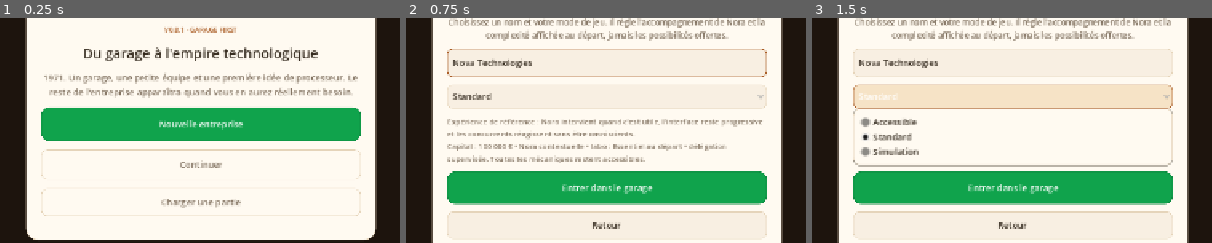
Above: before the commit, frames 1-3 (left to right).
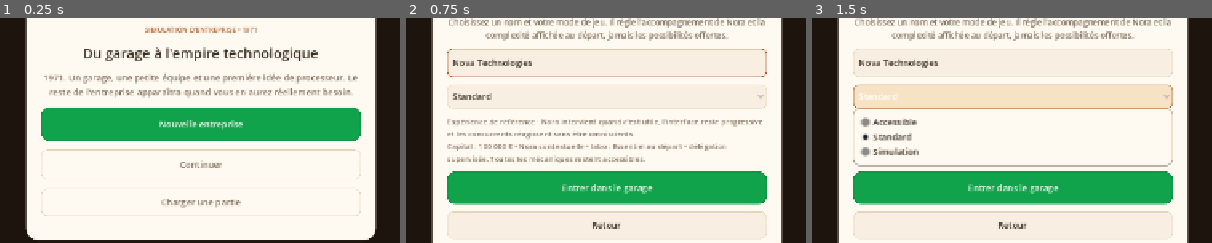
Above: after the commit, the same moments.

Repository: vadorus/addonhardwaregame2d
Game: Godot game, scene res://main.tscn
Same seed, same stepped clock (60 frames per second), same inputs: the game is played once before the commit and once after it.
Inputs:
- Up to frame 1 (0.25 s): no input
- Up to frame 2 (0.75 s): click "Nouvelle entreprise" at 0.5 s
- Up to frame 3 (1.5 s): click "Standard" at 1.25 s
The pictures show only the part of the screen within x 25-75%, y 30-80%; the shares and areas given below are measured in that part.

The runs differ from the first frame. In frame 1, 0.4% of the frame differs, in the area x 36-65%, y 3-7%; in frame 2, nothing differs; in frame 3, nothing differs.

Commit message:
Lot G4 : textes et finition V0.9

Diff:
--- a/main.gd
+++ b/main.gd
@@ -830,10 +830,10 @@
 	var application_gap_text := ""
 	if not application_gaps.is_empty():
 		application_gap_text = " • à améliorer : %s" % ", ".join(application_gaps)
-	var royalty_text := "aucune royalty"
+	var royalty_text := "aucune redevance"
 	if float(sourcing.get("royalty_rate", 0.0)) > 0.0:
-		royalty_text = "%.1f%% du CA" % (float(sourcing.get("royalty_rate", 0.0)) * 100.0)
-	lab_summary_label.text = "%d cœur(s) • %s • %s • %s • %d W\nProgramme estimé : %s € • risque %s (%.0f/100)%s\nSourcing : %s • dépendance %.0f/100 • IP %.0f/100 • personnalisation %.0f/100 • %s\nUsage %s : %.0f/100 — %s%s" % [
+		royalty_text = "%.1f%% du chiffre d'affaires" % (float(sourcing.get("royalty_rate", 0.0)) * 100.0)
+	lab_summary_label.text = "%d cœur(s) • %s • %s • %s • %d W\nProgramme estimé : %s € • risque %s (%.0f/100)%s\nApprovisionnement : %s • dépendance %.0f/100 • propriété intellectuelle %.0f/100 • personnalisation %.0f/100 • %s\nUsage %s : %.0f/100 — %s%s" % [
 		int(design.cores), CPU_DESIGN.format_frequency(design), CPU_DESIGN.format_cache(design), CPU_DESIGN.node_label(int(design.node_nm)), int(design.tdp_w),
 		_money(estimated_program_cost), risk_label, risk, remediation_tag,
 		str(sourcing.get("label", "Interne")), float(sourcing.get("dependency", 0.0)), float(sourcing.get("ip_ownership", 100.0)),
@@ -850,7 +850,7 @@
 	lab_unit_cost_value.text = "%s €" % _money(projected_unit_cost)
 	if rd_supplier_label != null:
 		if approach_key == "INTERNAL":
-			rd_supplier_label.text = "Équipe interne : aucune dépendance fournisseur, IP et personnalisation maximales."
+			rd_supplier_label.text = "Équipe interne : aucune dépendance fournisseur, propriété intellectuelle et personnalisation maximales."
 		else:
 			var acceptance_text := "OFFRE ACCEPTABLE"
 			if not bool(sourcing.get("accepted", false)):
@@ -863,7 +863,7 @@
 			var rivalry_text := "%d projet(s) concurrent(s) identifié(s)" % rival_load
 			if not public_rivals.is_empty():
 				rivalry_text += " — %s" % ", ".join(public_rivals)
-			rd_supplier_label.text = "%s • %s\nQualité %.0f/100 • fia …(131 unchanged characters)… trat : %s • %s • %s • %s\nAccès %s € • royalty %.1f%% • coût unitaire x%.2f • rupture  …(71 unchanged characters)…
+			rd_supplier_label.text = "%s • %s\nQualité %.0f/100 • fia …(131 unchanged characters)… trat : %s • %s • %s • %s\nAccès %s € • redevance %.1f%% • coût unitaire x%.2f • rupture  …(71 unchanged characters)…
 				str(sourcing.get("supplier_name", "Partenaire")), str(sourcing.get("specialty", "Technologie")),
 				float(sourcing.get("supplier_quality", 0.0)), float(sourcing.get("supplier_reliability", 0.0)),
 				float(sourcing.get("supplier_trust", 0.0)), float(sourcing.get("supplier_relationship", 0.0)),
@@ -1106,9 +1106,9 @@
 					str(payload.get("product_id", "")),
 					int(payload.get("price", 0))
 				)
-				status_label.text = "Offre B2B envoyée. Le client rendra sa décision au prochain cycle mensuel." if ok else "Impossible d'envoyer cette offre : vérifiez le statut du CPU, du contrat et de l'appel d'offres."
+				status_label.text = "Offre professionnelle envoyée. Le client rendra sa décision au prochain cycle mensuel." if ok else "Impossible d'envoyer cette offre : vérifiez le statut du CPU, du contrat et de l'appel d'offres."
 		"accept_pending_contract":
-			status_label.text = "Contrat B2B accepté." if MarketManager.accept_first_pending_contract() else "Aucune proposition en attente."
+			status_label.text = "Contrat professionnel accepté." if MarketManager.accept_first_pending_contract() else "Aucune proposition en attente."
 		"investigate_case":
 			var case_id := str(payload.get("case_id", ""))
 			status_label.text = "Enquête SAV lancée." if case_id != "" and AfterSalesManager.start_investigation(case_id) else "Impossible de lancer l'enquête : dossier absent ou trésorerie insuffisante."
@@ -1162,7 +1162,7 @@
 	brand.horizontal_alignment = HORIZONTAL_ALIGNMENT_CENTER
 	brand.add_theme_color_override("font_color", APP_CYAN)
 	setup_title_box.add_child(brand)
-	var version := _eyebrow("V0.8.1 - GARAGE FIRST")
+	var version := _eyebrow("SIMULATION D'ENTREPRISE • 1971")
 	version.horizontal_alignment = HORIZONTAL_ALIGNMENT_CENTER
 	setup_title_box.add_child(version)
 	var title := _label("Du garage à l'empire technologique", 22)
@@ -1950,7 +1950,7 @@
 	var volume_text := "aucun volume garanti"
 	if guaranteed > 0:
 		volume_text = "%s / %s unités réalisées" % [_money(int(contract.get("units_delivered", 0))), _money(guaranteed)]
-	supplier_contract_label.text = "%s • %s\n%s • %s • %s • %s\nRoyalty %.1f%% • IP entreprise %.0f%% • %s • rupture %s €" % [
+	supplier_contract_label.text = "%s • %s\n%s • %s • %s • %s\nRedevance %.1f%% • propriété intellectuelle entreprise %.0f%% • %s • rupture %s €" % [
 		str(contract.get("supplier_name", "Partenaire")), status_text,
 		str(contract.get("contract_term_label", "")), str(contract.get("exclusivity_label", "")),
 		str(contract.get("ip_term_label", "")), str(contract.get("volume_term_label", "")),
--- a/project.godot
+++ b/project.godot
@@ -14,7 +14,7 @@
 
 [application]
 
-config/name="Tech Empire Prototype V0.8.1 - Garage First"
+config/name="Tech Empire V0.9.0"
 run/main_scene="uid://e28phl1nvy5i"
 config/use_custom_user_dir=true
 config/custom_user_dir_name="TechEmpire"
--- a/ui/components/MarketOverviewPanel.gd
+++ b/ui/components/MarketOverviewPanel.gd
@@ -138,7 +138,7 @@
 		var health := str(competitor.get("health", ""))
 		if health != "":
 			extra.append("État : %s" % health)
-		for key_label in [["technology_partner", "Partenaire"], ["public_b2b_customer", "Client B2B"], ["recent_public_action", "Récemment"]]:
+		for key_label in [["technology_partner", "Partenaire"], ["public_b2b_customer", "Client professionnel"], ["recent_public_action", "Récemment"]]:
 			var value := str(competitor.get(str(key_label[0]), ""))
 			if value != "":
 				extra.append("%s : %s" % [str(key_label[1]), value])
@@ -258,7 +258,7 @@
 			lines.append("  Partenariat technologique public : %s" % technology_partner)
 		var public_b2b_customer := str(competitor.get("public_b2b_customer", ""))
 		if public_b2b_customer != "":
-			lines.append("  Contrat B2B public : %s" % public_b2b_customer)
+			lines.append("  Contrat professionnel public : %s" % public_b2b_customer)
 		var public_action := str(competitor.get("recent_public_action", ""))
 		if public_action != "":
 			lines.append("  Mouvement observé : %s" % public_action)
--- a/ui/components/ProductLifecyclePanel.gd
+++ b/ui/components/ProductLifecyclePanel.gd
@@ -487,7 +487,7 @@
 		_set_cpu_detail(product, metric_lines)
 	else:
 		var sourcing: Dictionary = product.get("sourcing", GameData.sourcing_profile(str(product.get("approach", "INTERNAL"))))
-		product_details_label.text = "%s\nApproche : %s | interne %.0f%% | dépendance %.0f/100 | IP %.0f/100\n%s" % [
+		product_details_label.text = "%s\nApproche : %s | interne %.0f%% | dépendance %.0f/100 | propriété intellectuelle %.0f/100\n%s" % [
 			str(product.name), str(sourcing.get("label", "Interne")), float(product.internal_ratio) * 100.0,
 			float(sourcing.get("dependency", 0.0)), float(sourcing.get("ip_ownership", 100.0)), " • ".join(metric_lines)
 		]
@@ -514,7 +514,7 @@
 			MarketManager.product_lifecycle_label(product), int(product.get("months_on_market", 0)),
 			float(product.get("last_month_age_penalty", MarketManager.product_age_penalty(product)))
 		]
-	product_details_label.text = "G%d • %s — %s\n%s • cible %s  …(446 unchanged characters)… mum %s/mois • marge cible %s €/unité%s\nSourcing : %s • dépendance fournisseur %.0f/100 • IP %.0f/100 • personnalisation %.0f/100 • royalty %.1f%%\nFabrication : %s • dépendance %.0f/100 • confidentialité %.0f/100\n%s" % [
+	product_details_label.text = "G%d • %s — %s\n%s • cible %s  …(446 unchanged characters)… mum %s/mois • marge cible %s €/unité%s\nApprovisionnement : %s • dépendance fournisseur %.0f/100 • propriété intellectuelle %.0f/100 • personnalisation %.0f/100 • redevance %.1f%%\nFabrication : %s • dépendance %.0f/100 • confidentialité %.0f/100\n%s" % [
 		int(product.get("generation_index", 1)), str(product.get("sku_label", "Modèle")), str(product.get("name", "CPU")),
 		str(product.get("range_role", "")), target_label, application_label,
 		int(design.cores), CPU_DESIGN.format_frequency(design), CPU_DESIGN.format_cache(design),
@@ -646,7 +646,7 @@
 	var gross_margin_pct := 0.0 if planned_price <= 0 else float(gross_margin) / float(planned_price) * 100.0
 	var lines: Array[String] = [
 		"Cible : %s • repère marché ~%s €" % [MarketManager.segment_label(target), UI.money(int(round(MarketManager.segment_reference_price(target))))],
-		"Coût unitaire %s € • royalty %s € • prix envisagé %s € • marge brute %s € (%.1f%%)" % [
+		"Coût unitaire %s € • redevance %s € • prix envisagé %s € • marge brute %s € (%.1f%%)" % [
 			UI.money(unit_cost), UI.money(royalty_per_unit), UI.money(planned_price), UI.money(gross_margin), gross_margin_pct
 		]
 	]
--- a/ui/components/TenderPanel.gd
+++ b/ui/components/TenderPanel.gd
@@ -20,7 +20,7 @@
 
 func _build() -> void:
 	add_child(UI.section("Appels d'offres & partenariats"))
-	var intro := UI.muted_label("Les clients B2B publient un cahier des charges. Vous pouvez proposer un CPU prêt ou déjà lancé. Une offre acceptée avant lancement réserve le contrat jusqu'à la commercialisation.", 12)
+	var intro := UI.muted_label("Les clients professionnels publient un cahier des charges. Vous pouvez proposer un CPU prêt ou déjà lancé. Une offre acceptée avant lancement réserve le contrat jusqu'à la commercialisation.", 12)
 	intro.autowrap_mode = TextServer.AUTOWRAP_WORD_SMART
 	add_child(intro)
 
@@ -46,12 +46,12 @@
 	tender_submit_button.pressed.connect(_emit_submit)
 	add_child(tender_submit_button)
 
-	add_child(UI.section("Contrats B2B"))
+	add_child(UI.section("Contrats professionnels"))
 	contract_label = UI.rich_label()
 	add_child(contract_label)
 
 	_accept_button = Button.new()
-	_accept_button.text = "Accepter la première proposition B2B"
+	_accept_button.text = "Accepter la première proposition professionnelle"
 	_accept_button.pressed.connect(func(): action_requested.emit("accept_pending_contract", {}))
 	add_child(_accept_button)
 
@@ -113,7 +113,7 @@
 			int(tender.get("deadline_months", 0)), float(tender.get("confidentiality", 0.0)),
 			"oui" if bool(tender.get("exclusivity", false)) else "non"
 		],
-		"Cahier des charges : perf ≥ %.0f • efficacité ≥ %.0f • fiabilité ≥ %.0f" % [
+		"Cahier des charges : performance ≥ %.0f • efficacité ≥ %.0f • fiabilité ≥ %.0f" % [
 			float(requirements.get("performance", 0.0)), float(requirements.get("efficiency", 0.0)),
 			float(requirements.get("reliability", 0.0))
 		],
--- a/ui/screens/CompanyScreen.gd
+++ b/ui/screens/CompanyScreen.gd
@@ -57,7 +57,7 @@
 	add_child(box)
 
 	box.add_child(UI.eyebrow("ENTREPRISE"))
-	box.add_child(UI.label("Piloter l'organisation sans perdre la vision CEO", 24))
+	box.add_child(UI.label("Piloter l'organisation sans perdre la vision du dirigeant", 24))
 	var intro := UI.muted_label("Réputation, divisions, délégation, RH, finances et locaux sont regroupés ici.", 12)
 	intro.autowrap_mode = TextServer.AUTOWRAP_WORD_SMART
 	box.add_child(intro)
@@ -94,7 +94,7 @@
 	division_delegation_group.add_theme_constant_override("separation", 10)
 	box.add_child(division_delegation_group)
 	division_delegation_group.add_child(UI.section("Direction de division CPU"))
-	var delegation_intro := UI.muted_label("Quand l'entreprise grandit, vous pouvez garder la main, superviser un directeur ou lui déléguer les décisions courantes. Les choix structurants remontent toujours au CEO.", 12)
+	var delegation_intro := UI.muted_label("Quand l'entreprise grandit, vous pouvez garder la main, superviser un directeur ou lui déléguer les décisions courantes. Les choix structurants reviennent toujours à vous.", 12)
 	delegation_intro.autowrap_mode = TextServer.AUTOWRAP_WORD_SMART
 	division_delegation_group.add_child(delegation_intro)
 
@@ -148,7 +148,7 @@
 
 	division_mandate_label = UI.rich_label()
 	division_delegation_group.add_child(division_mandate_label)
-	division_delegation_group.add_child(UI.eyebrow("ARBITRAGES REMONTÉS AU CEO"))
+	division_delegation_group.add_child(UI.eyebrow("ARBITRAGES REMONTÉS À LA DIRECTION"))
 
 	division_escalation_select = OptionButton.new()
 	division_escalation_select.item_selected.connect(func(_index): _refresh_division_escalation())
@@ -336,7 +336,7 @@
 	["support", "Service client", "Le SAV répond bien"],
 	["sustainability", "Responsabilité", "Consommation, environnement"],
 	["prestige", "Prestige", "La marque fait envie"],
-	["professional", "Clientèle pro", "Les entreprises vous font confiance (contrats B2B)"],
+	["professional", "Clientèle pro", "Les entreprises vous font confiance (contrats professionnels)"],
 ]
 
 ## Une barre par critère au lieu d'une liste « • Innovation : 48/100 ».
--- a/ui/screens/DashboardScreen.gd
+++ b/ui/screens/DashboardScreen.gd
@@ -551,7 +551,7 @@
 				"CORRECTION VALIDATION" if int(active_project.get("phase_index", 0)) >= GameData.PHASES.size() else "CORRECTION PROTOTYPE",
 				decision_delay
 			]
-			dashboard_cto_label.text = "« L'équipe applique votre décision. La progression normale est suspendue pendant cette passe de correction. »"
+			dashboard_cto_label.text = "« L'équipe applique votre décision. La progression normale est suspendue pendant cette phase de correction. »"
 		elif remediation_remaining > 0:
 			var remediation: Dictionary = active_project.get("technical_remediation", {})
 			dashboard_project_phase_label.text = "MISE AU POINT TECHNIQUE • %d MOIS RESTANTS" % remediation_remaining
--- a/ui/screens/LabScreen.gd
+++ b/ui/screens/LabScreen.gd
@@ -850,7 +850,7 @@
 		var supplier_contract_id := str(project.get("supplier_contract_id", ""))
 		if supplier_contract_id != "":
 			var supplier_contract := SupplierManager.get_contract(supplier_contract_id)
-			project_lines.append("  Contrat %s • %s • %s • %s • royalty %.1f%% • IP %.0f%%" % [
+			project_lines.append("  Contrat %s • %s • %s • %s • redevance %.1f%% • propriété intellectuelle %.0f%%" % [
 				supplier_contract_id,
 				str(supplier_contract.get("supplier_name", project.get("supplier_name", "Partenaire"))),
 				str(supplier_contract.get("contract_term_label", "")),
--- a/ui/screens/PersonnelScreen.gd
+++ b/ui/screens/PersonnelScreen.gd
@@ -302,7 +302,7 @@
 		UI.prepare_touch_scroll_children(candidate_box)
 	var candidate: Dictionary = PersonnelManager.candidate
 	var profile: Dictionary = candidate.get("profile", {})
-	candidate_label.text = "%s — %s\nCompétence %d • aptitude %d • expérience %.1f ans • leadership %d\nSpécialisation : %s\nRigueur %.0f • résolution %.0f • travail d'équipe %.0f • stress %.0f • process %.0f\nSalaire : %s €/mois • prime d'embauche : %s €" % [
+	candidate_label.text = "%s — %s\nCompétence %d • aptitude %d • expérience %.1f ans • leadership %d\nSpécialisation : %s\nRigueur %.0f • résolution %.0f • travail d'équipe %.0f • stress %.0f • méthodes %.0f\nSalaire : %s €/mois • prime d'embauche : %s €" % [
 		str(candidate.get("name", "")), str(candidate.get("department", "")), int(candidate.get("skill", 0)), int(candidate.get("aptitude", 0)),
 		float(candidate.get("experience_years", 0.0)), int(candidate.get("leadership", 0)), str(candidate.get("specialization", "")),
 		float(profile.get("rigor", 50.0)), float(profile.get("problem_solving", 50.0)),
Not shown, changed: export_presets.cfg
Not shown, changed: docs/PLAN_V09_V10.md
Not shown, added: docs/reviews/V09_LOT_G4_TEXTES_POLISH.md
